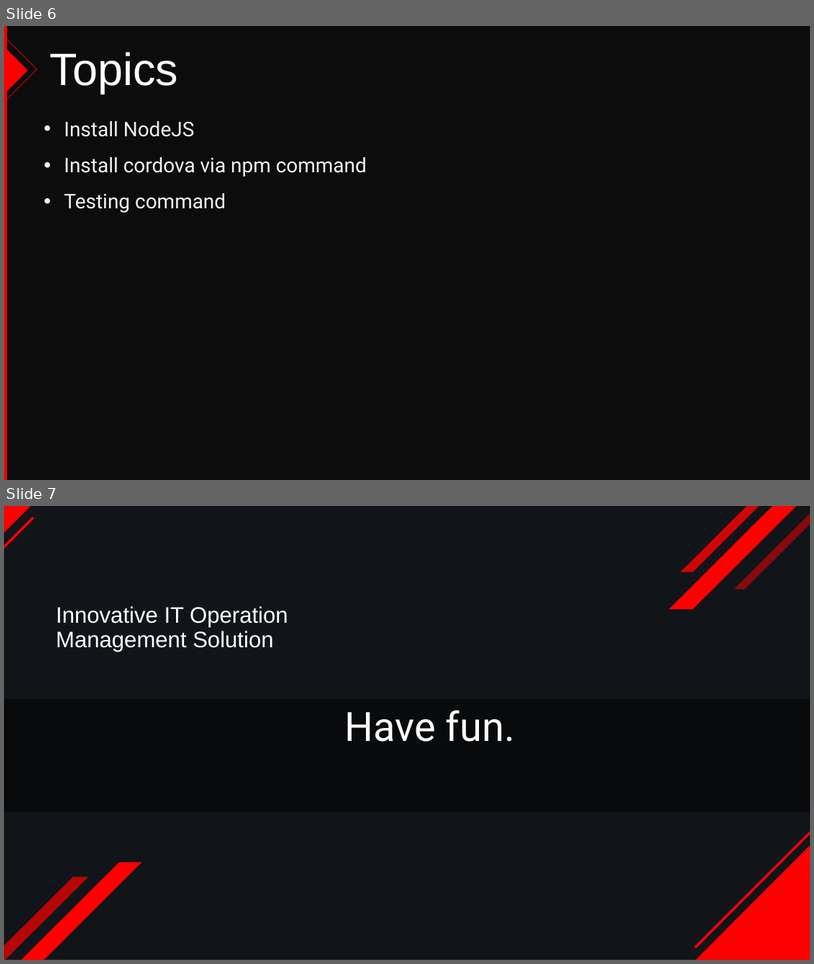
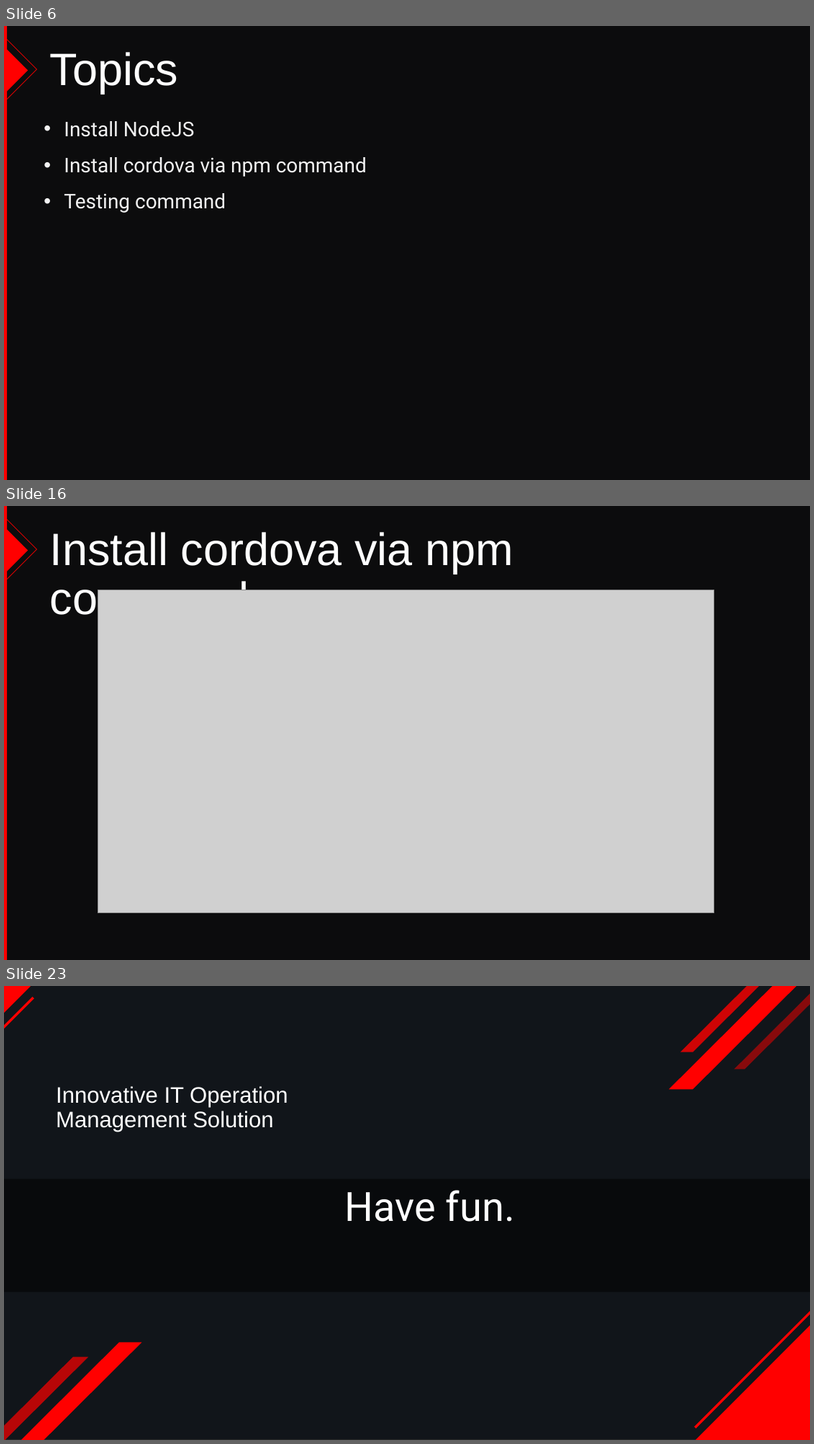
Before and after one commit to nitchapatl/NetkaCommitment, a slide deck: Document/3_Frontend_Cordova_Netka_Commitment.pptx. Shown one above the other, each under a label of ours: slides 6 and 7 before the commit, slides 6, 16 and 23 after it; the slides between them are not shown. The pictures are 814x964 and 814x1444 pixels, drawn with LibreOffice and Linux fonts; fonts in the diff are those of the drawing; grey boxes stand for pictures; background and template pictures are left out; a plain dark background stands for a picture behind light text. Boxes give left, top, right and bottom in pixels: in the first picture for what was removed or moved away, otherwise in the second. Text is boxed around its words. In the diff, an @@ line names an element or a change of style, - is before the commit and + after.

Commit message:
Add developer guide
add frontend cordova document

```diff
--- a/Document/3_Frontend_Cordova_Netka_Commitment.pptx
+++ b/Document/3_Frontend_Cordova_Netka_Commitment.pptx
@@ slide 16 added at [4, 506, 810, 960], background picture (left out); not listed: 4 template elements that a slide beside it also shows @@
@@ title added at [50, 532, 514, 622], 81 pt, text #FFFFFF @@
+Install cordova via npm command
@@ picture added at [98, 590, 715, 912] @@
@@ what was slide 7 is now slide 23 @@
```
Also in this commit, not shown: 15 other slides added.
